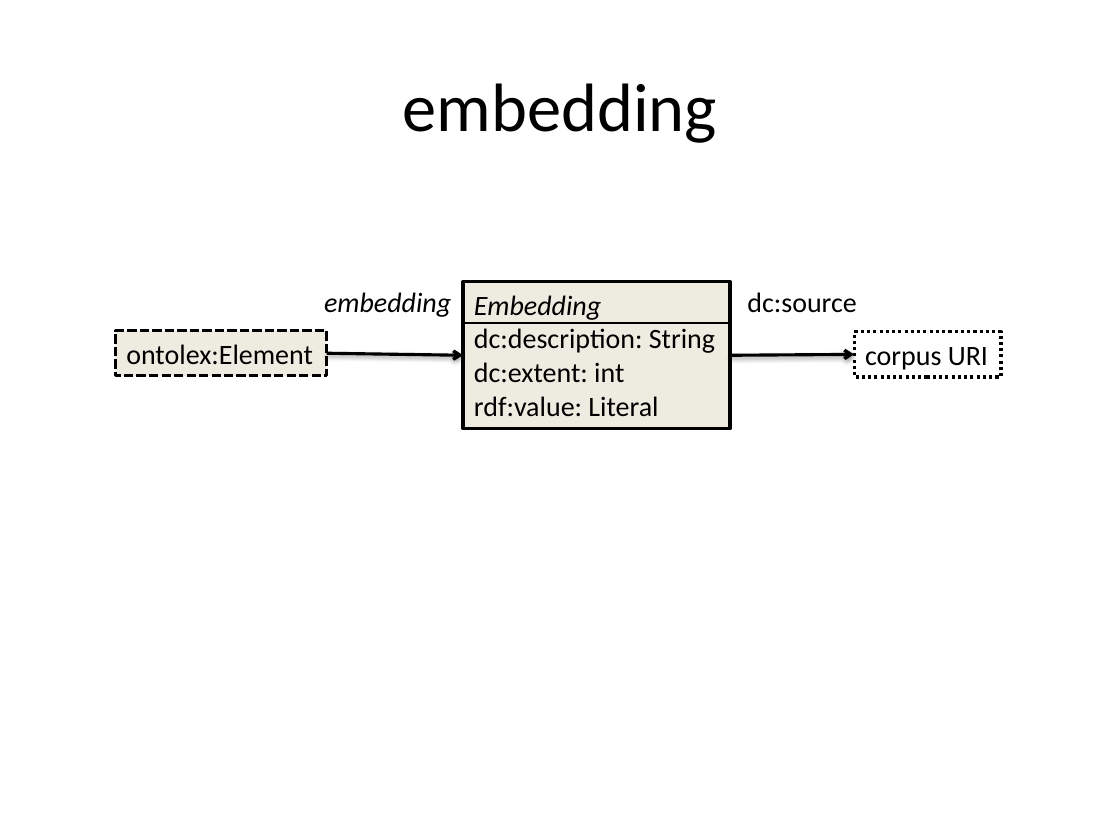
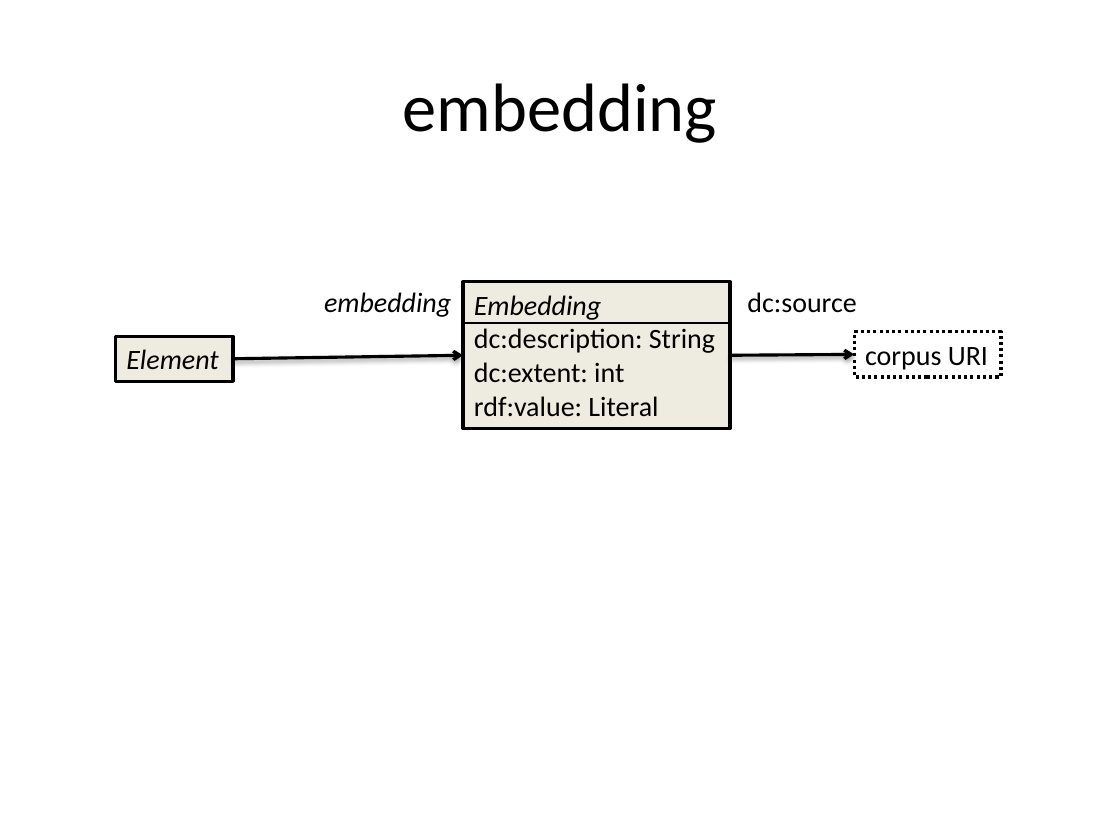
Before and after one commit to ontolex/frequency-attestation-corpus-information, a slide deck: slide 3 of img/source.pptx. Drawn at 1120x840 pixels with LibreOffice and Linux fonts; fonts in the diff are those of the drawing. Boxes give left, top, right and bottom in pixels: in the first picture for what was removed or moved away, otherwise in the second. Text is boxed around its words. In the diff, an @@ line names an element or a change of style, - is before the commit and + after.

```diff
--- a/img/source.pptx
+++ b/img/source.pptx
@@ rectangle "Element": place and size @@
-rectangle "Element" at bbox=[115, 330, 327, 375]
+rectangle "Element" at bbox=[115, 336, 233, 381]
@@ rectangle "Element" at bbox=[115, 336, 233, 381]: outline #000000 2 pt dashed to #000000 2 pt @@
@@ text in rectangle at bbox=[126, 349, 218, 370]: text changed; italic on @@
-ontolex:Element
+Element
@@ arrow moved from (327, 353) - (463, 355) to (233, 358) - (463, 355) @@
```
Also in this commit, not shown: 7 other slides changed.
